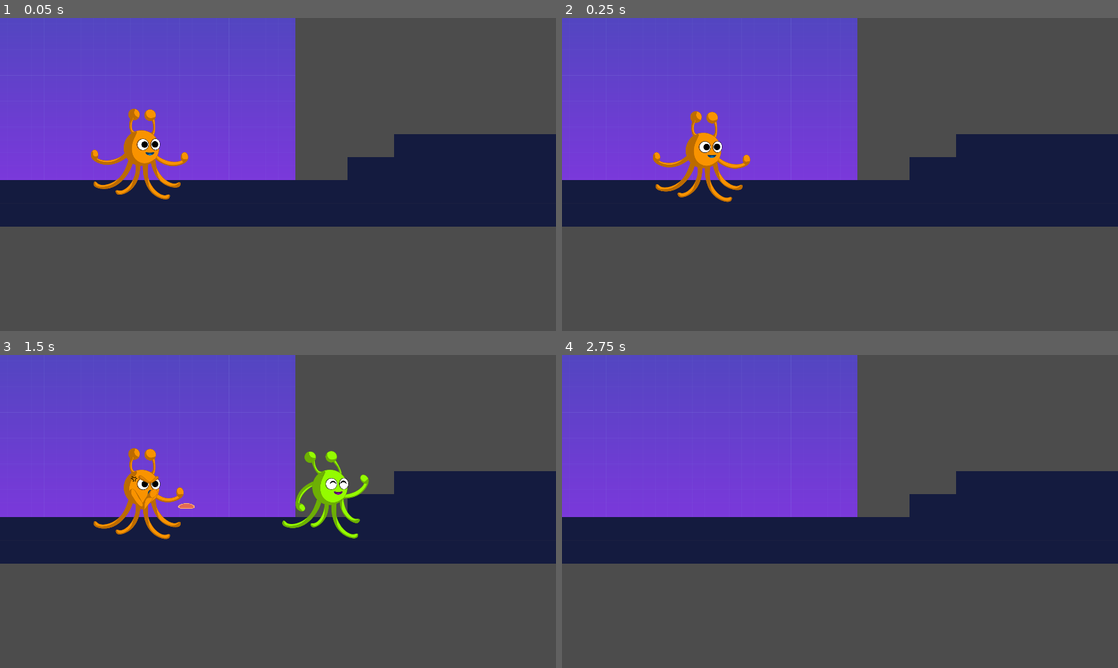
Above: before the commit, frames 1-4 (two rows, left to right).
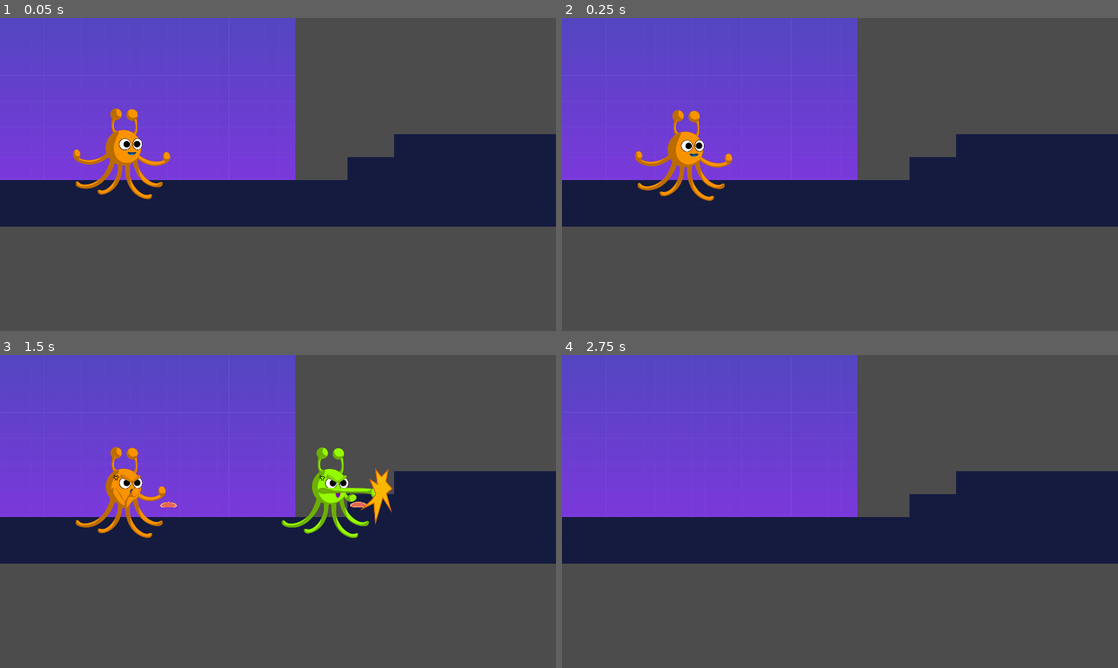
Above: after the commit, the same moments.

Repository: kigari94/IAS
Game: Godot game, scene res://src/Levels/Level01.tscn
Two runs of this game, one before a commit and one after it. Both use one fixed random seed, a clock stepped at 60 frames per second and the inputs below. This scene is started directly instead of the project's main scene.
Inputs:
- Up to frame 1 (0.05 s): no input
- Up to frame 2 (0.25 s): no input
- Up to frame 3 (1.5 s): hold Space (attack) 0.53-1.28 s; hold D (move_right) from 0.53 s (still down); tap W (jump) at 0.77 s; tap Keypad Enter (attack_p2) at 1.35 s
- Up to frame 4 (2.75 s): tap W (jump) at 1.52 s; release D (move_right) at 2.03 s; hold A (move_left) from 2.03 s (still down); hold Left (move_left_p2) from 2.03 s (still down)

The runs differ from the first frame. In frame 1, 2.2% of the frame differs, in the area x 13-34%, y 28-58%; in frame 2, 2.2%; in frame 3, 3.6%, in the area x 13-71%, y 29-59%; in frame 4, nothing differs.
Error in both runs: Attempt to call function 'get_position' in base 'null instance' on a null instance. (res://src/Actors/Player.gd:173)

Commit message:
fixed player positioning, changed animation speed on player one to match with speed from player two

Diff:
--- a/src/Actors/Player.tscn
+++ b/src/Actors/Player.tscn
@@ -8,7 +8,7 @@
 polygon = PoolVector2Array( -47.7193, -80.1353, -45.552, -86.1556, -40.2541, -93.1392, -32.7889, -96.9922, 32.4715, -96 …(218 unchanged characters)…
 
 [sub_resource type="RectangleShape2D" id=2]
-extents = Vector2( 60, 67.5 )
+extents = Vector2( 61.5, 75 )
 
 [sub_resource type="RectangleShape2D" id=3]
 extents = Vector2( 66, 75 )
@@ -118,7 +118,7 @@
 "values": [ 10, 11 ]
 }
 
-[node name="Player2" type="KinematicBody2D"]
+[node name="Player" type="KinematicBody2D"]
 collision_mask = 4
 script = ExtResource( 1 )
 speed = Vector2( 2500, 5000 )
@@ -133,10 +133,11 @@
 occluder = SubResource( 1 )
 
 [node name="CollisionShape2D" type="CollisionShape2D" parent="."]
-position = Vector2( 61, -72.5 )
+position = Vector2( -0.5, -76 )
 shape = SubResource( 2 )
 
 [node name="DangerDetector" type="Area2D" parent="."]
+position = Vector2( -61, 1 )
 collision_layer = 0
 collision_mask = 2
 monitorable = false
@@ -151,13 +152,12 @@
 one_shot = true
 
 [node name="WeaponSpawnLocation" type="Node2D" parent="."]
-position = Vector2( 0, -47 )
+position = Vector2( -61, -46 )
 
 [node name="WeaponAnchorPoint" type="Node2D" parent="WeaponSpawnLocation"]
 position = Vector2( 160, 2 )
 
 [node name="AnimationPlayer" type="AnimationPlayer" parent="."]
-playback_speed = 2.0
 anims/Death_Animation = SubResource( 9 )
 anims/Fight_Animation = SubResource( 7 )
 anims/Idle_Animation = SubResource( 10 )
@@ -166,13 +166,13 @@
 anims/Run_Animation = SubResource( 6 )
 
 [node name="PlayerAnimation" type="Sprite" parent="."]
-position = Vector2( 60, -91 )
+position = Vector2( -1, -90 )
 texture = ExtResource( 4 )
 hframes = 5
 vframes = 5
 
 [node name="RayCastDown" type="RayCast2D" parent="."]
-position = Vector2( 60, -58 )
+position = Vector2( -1, -57 )
 enabled = true
 cast_to = Vector2( 0, 500 )
 collision_mask = 4
--- a/src/Actors/Player2.tscn
+++ b/src/Actors/Player2.tscn
@@ -8,7 +8,7 @@
 polygon = PoolVector2Array( -47.7193, -80.1353, -45.552, -86.1556, -40.2541, -93.1392, -32.7889, -96.9922, 32.4715, -96 …(218 unchanged characters)…
 
 [sub_resource type="RectangleShape2D" id=2]
-extents = Vector2( 63, 72.5 )
+extents = Vector2( 63, 74.5 )
 
 [sub_resource type="RectangleShape2D" id=3]
 extents = Vector2( 67, 79 )
@@ -125,10 +125,11 @@
 occluder = SubResource( 1 )
 
 [node name="CollisionShape2D" type="CollisionShape2D" parent="."]
-position = Vector2( 61, -77.5 )
+position = Vector2( -1, -76.5 )
 shape = SubResource( 2 )
 
 [node name="DangerDetector" type="Area2D" parent="."]
+position = Vector2( -62, -1 )
 collision_layer = 0
 collision_mask = 2
 
@@ -142,7 +143,7 @@
 one_shot = true
 
 [node name="WeaponSpawnLocation" type="Node2D" parent="."]
-position = Vector2( -1, -43 )
+position = Vector2( -63, -44 )
 
 [node name="WeaponAnchorPoint" type="Node2D" parent="WeaponSpawnLocation"]
 position = Vector2( 217, 0 )
@@ -156,7 +157,7 @@
 anims/Run_Animation = SubResource( 8 )
 
 [node name="Player2Animation" type="Sprite" parent="."]
-position = Vector2( 60, -91 )
+position = Vector2( -2, -92 )
 texture = ExtResource( 3 )
 hframes = 5
 vframes = 5
